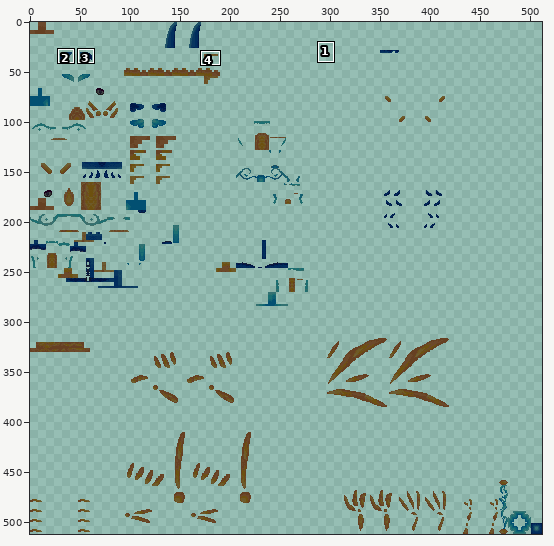
File history of a sprite sheet, src/test/resources/Honey_Rain__adult_glow.png. The picture above shows the old version from afar; the outline marks the close-up.
Close-up. The starting point:
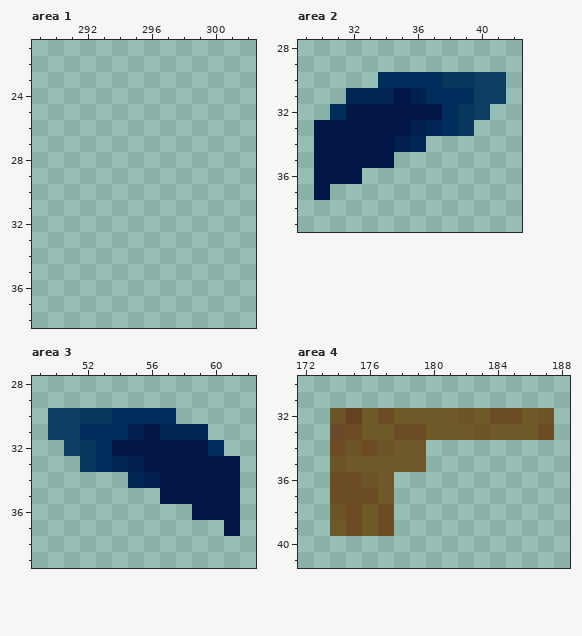
The file is 512x512 pixels. Pixels under 10% opacity are left out. Colours within 5 levels of each other are drawn and written as one. Shown: area 1: x 289..302, y 21..38; area 2: x 29..42, y 28..39; area 3: x 49..62, y 28..39; area 4: x 172..188, y 30..41. The commit also changed other parts of the picture, which this record leaves out.
Once edited:
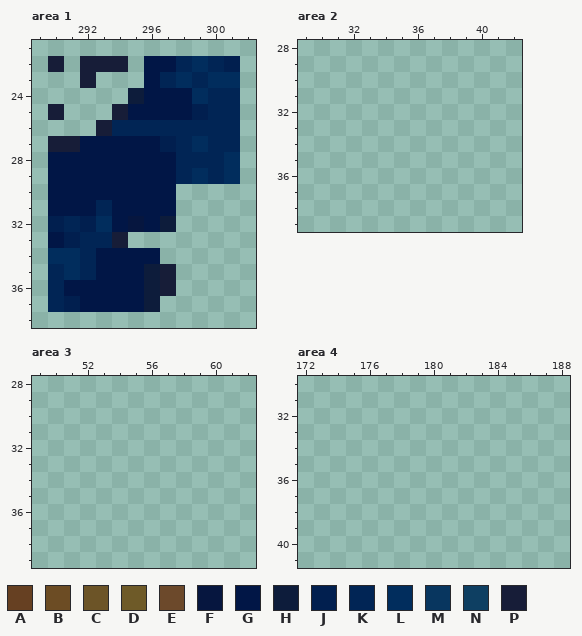
Palette (. is transparent): A #664022  B #6c4c24  C #6c5427  D #6e5a28  E #6c492b  F #06163f  G #011646  H #0d1c3b  J #011f4f  K #012555  L #012d5d  M #08365f  N #0e3f62  P #171d38
Edits made:
Area 1:
y 22: x 290 . -> P; x 292..294 ... -> PPP; x 296..301 ...... -> GGKLKJ
y 23: x 292 . -> P; x 296..301 ...... -> GKLKLL
y 24: x 295..301 ....... -> HGGGLKK
y 25: x 290 . -> P; x 294..301 ........ -> PGGGGJKK
y 26: x 293..301 ......... -> PKKKKKKKK
y 27: x 290..301 ............ -> PPGGGGGJKLKK
y 28: x 290..301 ............ -> GGGGGGGGKKKL
y 29: x 290..301 ............ -> GGGGGGGGKLKL
y 30: x 290..297 ........ -> GGGGGGGG
y 31: x 290..297 ........ -> GGGKGGGG
y 32: x 290..297 ........ -> JKJLGFGH
y 33: x 290..294 ..... -> GJKKP
y 34: x 290..296 ....... -> LLKGGGG
y 35: x 290..297 ........ -> KLKGGGHP
y 36: x 290..297 ........ -> KGGGGGHP
y 37: x 290..296 ....... -> KJGGGGH
Area 2:
y 30: x 34..41 LLLLMMNN -> ........
y 31: x 32..41 KKKGJLLLNN -> ..........
y 32: x 31..40 LGGGGGGLMN -> ..........
y 33: x 30..39 GGGGGGJKLM -> ..........
y 34: x 30..36 GGGGGJK -> .......
y 35: x 30..34 GGGGG -> .....
y 36: x 30..32 GGG -> ...
y 37: x 30 G -> .
Area 3:
y 30: x 50..57 NNMMLLLL -> ........
y 31: x 50..59 NNLLLJGKKK -> ..........
y 32: x 51..60 NMLGGGGGGL -> ..........
y 33: x 52..61 MLKJGGGGGG -> ..........
y 34: x 55..61 KJGGGGG -> .......
y 35: x 57..61 GGGGG -> .....
y 36: x 59..61 GGG -> ...
y 37: x 61 G -> .
Area 4:
y 32: x 174..187 CADBDDDDCDBBDC -> ..............
y 33: x 174..187 EBDDBBDDDCDDDB -> ..............
y 34: x 174..179 BCBCDD -> ......
y 35: x 174..179 CDDDDD -> ......
y 36: x 174..177 BBCD -> ....
y 37: x 174..177 BBBD -> ....
y 38: x 174..177 CBDB -> ....
y 39: x 174..177 DBDB -> ....
